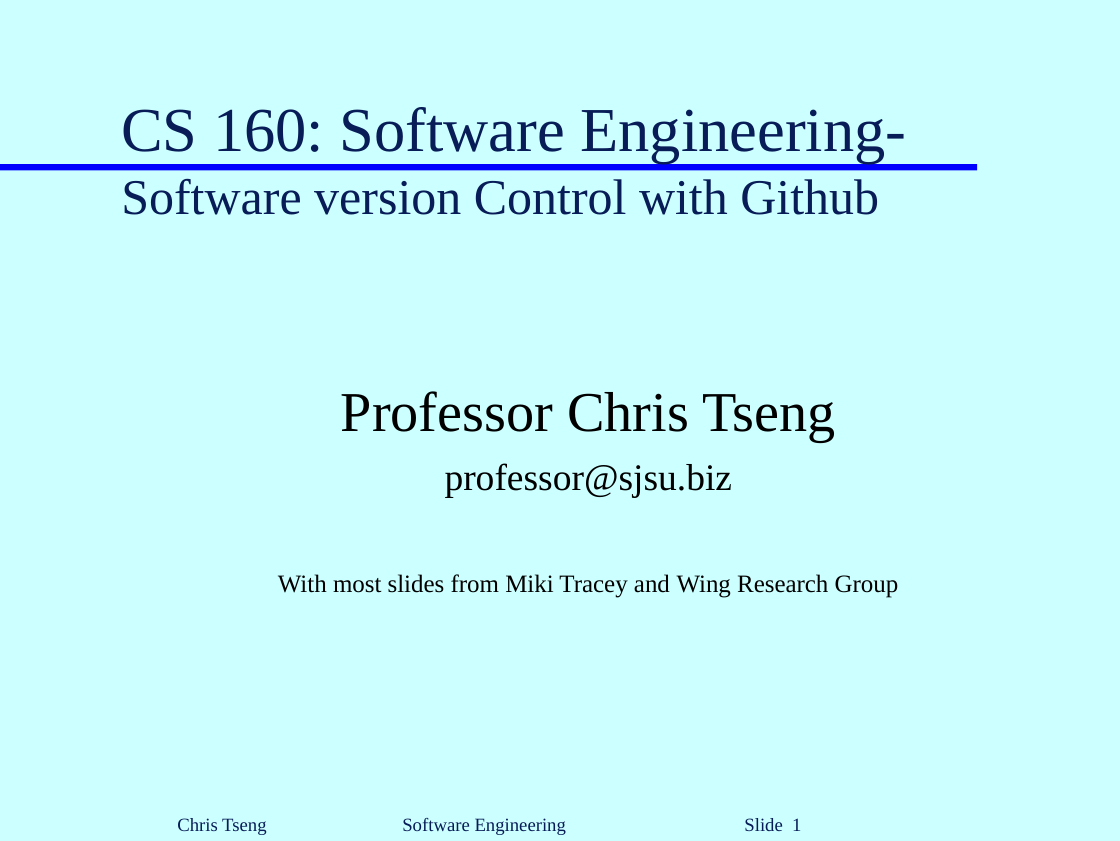
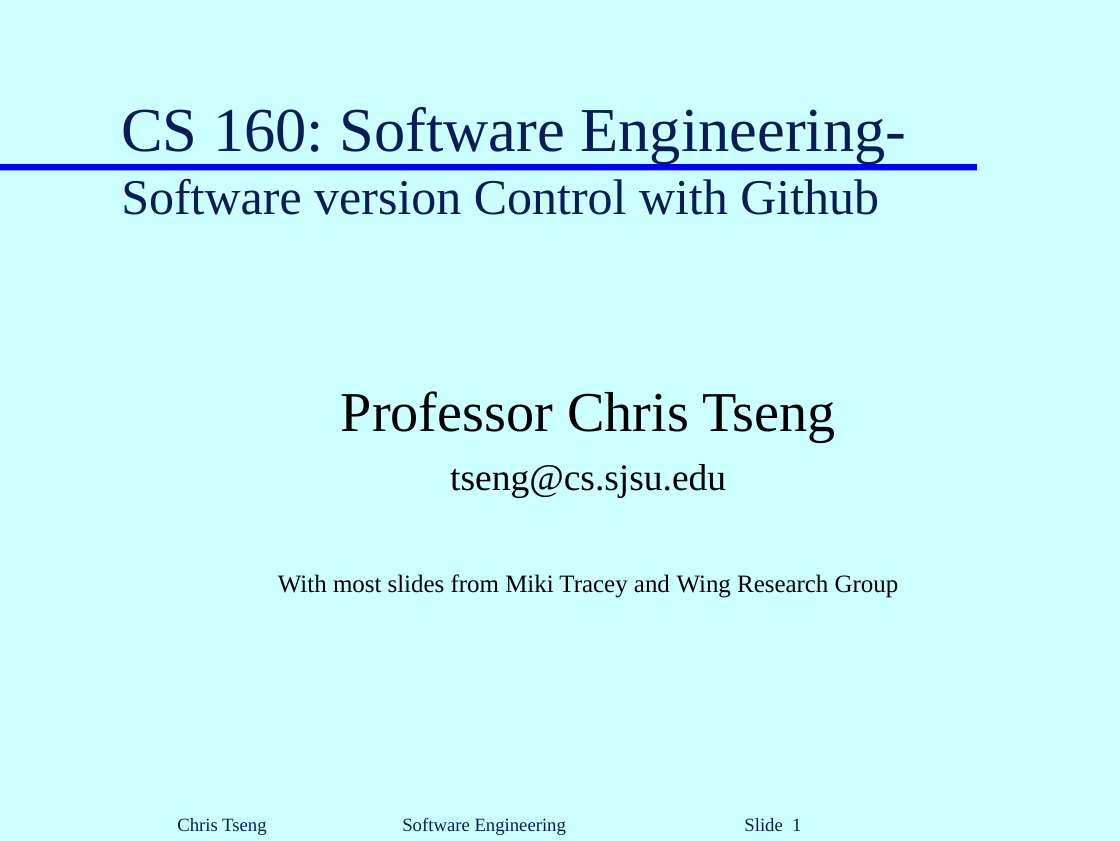
Before and after one commit to chris-tseng/paper2, a slide deck: slide 1 of GitVersionControl.ppt. Drawn at 1120x841 pixels with LibreOffice and Linux fonts; fonts in the diff are those of the drawing. Boxes give left, top, right and bottom in pixels: in the first picture for what was removed or moved away, otherwise in the second. Text is boxed around its words. In the diff, an @@ line names an element or a change of style, - is before the commit and + after.

```diff
--- a/GitVersionControl.ppt
+++ b/GitVersionControl.ppt
@@ subtitle at [450,464,726,498]: text changed @@
-professor@sjsu.biz
+tseng@cs.sjsu.edu
```
Also in this commit, not shown: 1 other slide changed, 1 other file.
